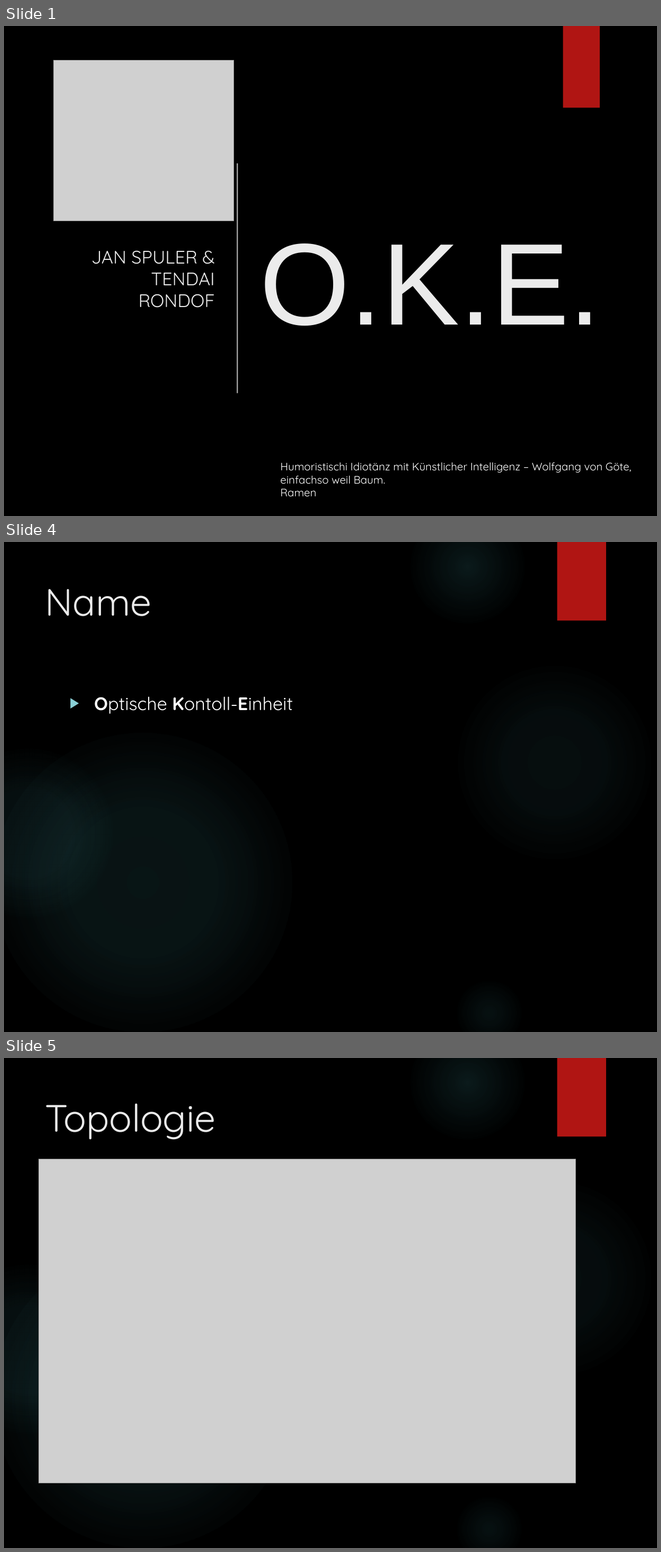
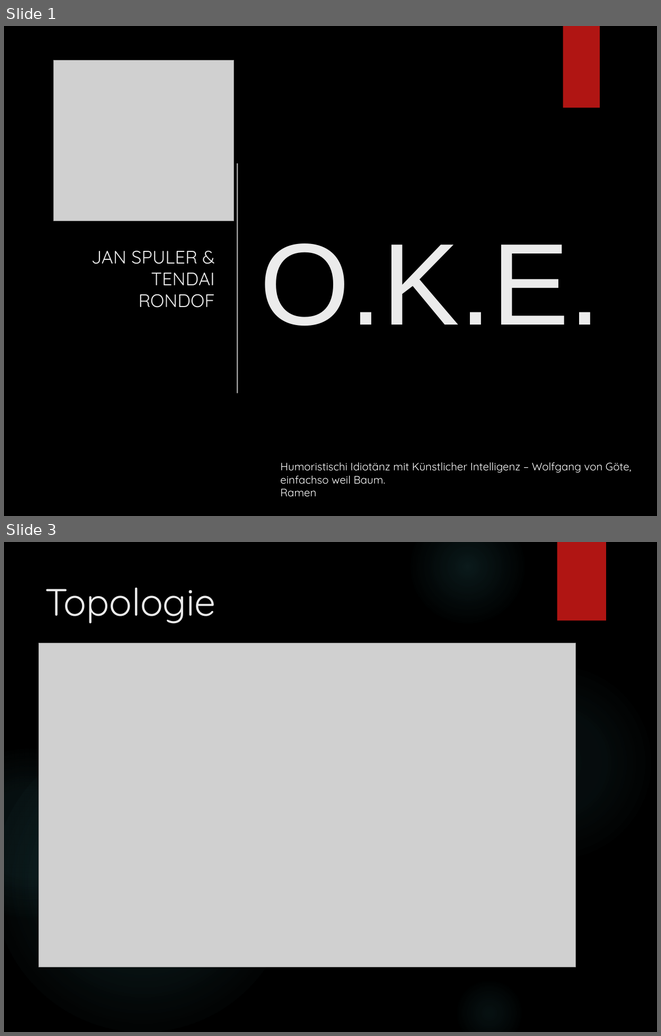
Before and after one commit to TendaiRondof/O.K.E, a slide deck: Präsentation/Präsentation.pptx. Shown one above the other, each under a label of ours: slides 1, 4 and 5 before the commit, slides 1 and 3 after it; the slides between them are not shown. The pictures are 661x1552 and 661x1036 pixels, drawn with LibreOffice and Linux fonts; fonts in the diff are those of the drawing; grey boxes stand for pictures; background and template pictures are left out. Boxes give left, top, right and bottom in pixels: in the first picture for what was removed or moved away, otherwise in the second. Text is boxed around its words. In the diff, an @@ line names an element or a change of style, - is before the commit and + after.

```diff
--- a/Präsentation/Präsentation.pptx
+++ b/Präsentation/Präsentation.pptx
@@ slide 4 removed at (4, 542, 657, 1032), background picture (left out); not listed: 6 template elements that a slide beside it also shows @@
@@ title removed at (45, 589, 152, 616) @@
-Name
@@ text removed at (94, 696, 293, 714) @@
-▶ Optische Kontoll-Einheit
@@ what was slide 5 is now slide 3 @@
```
Also in this commit, not shown: 1 slide changed, 1 other slide removed, 5 other files.
